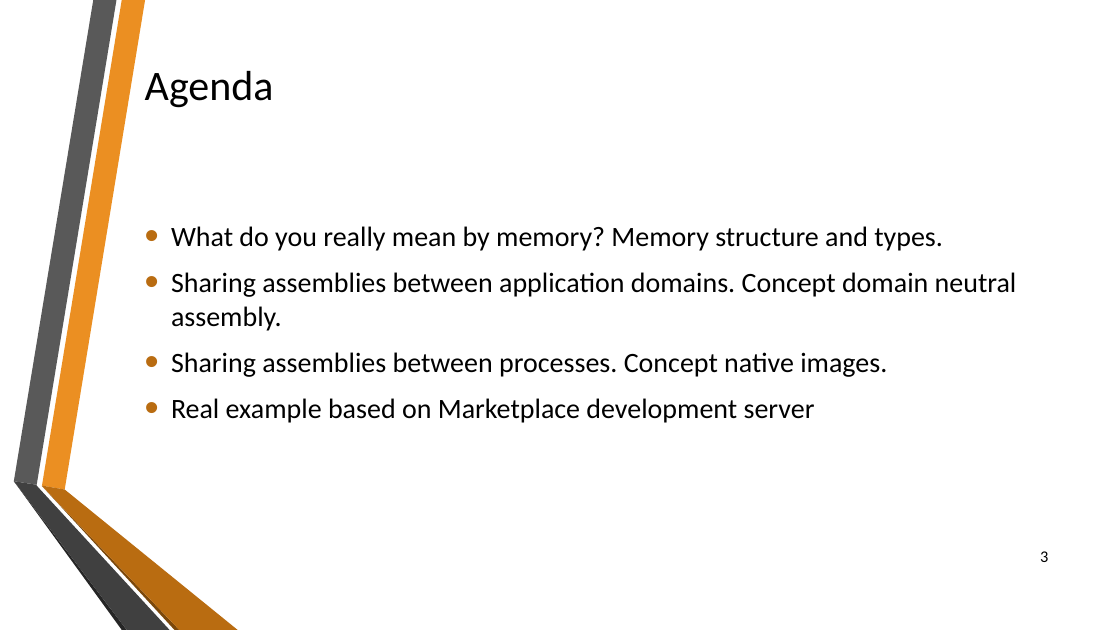
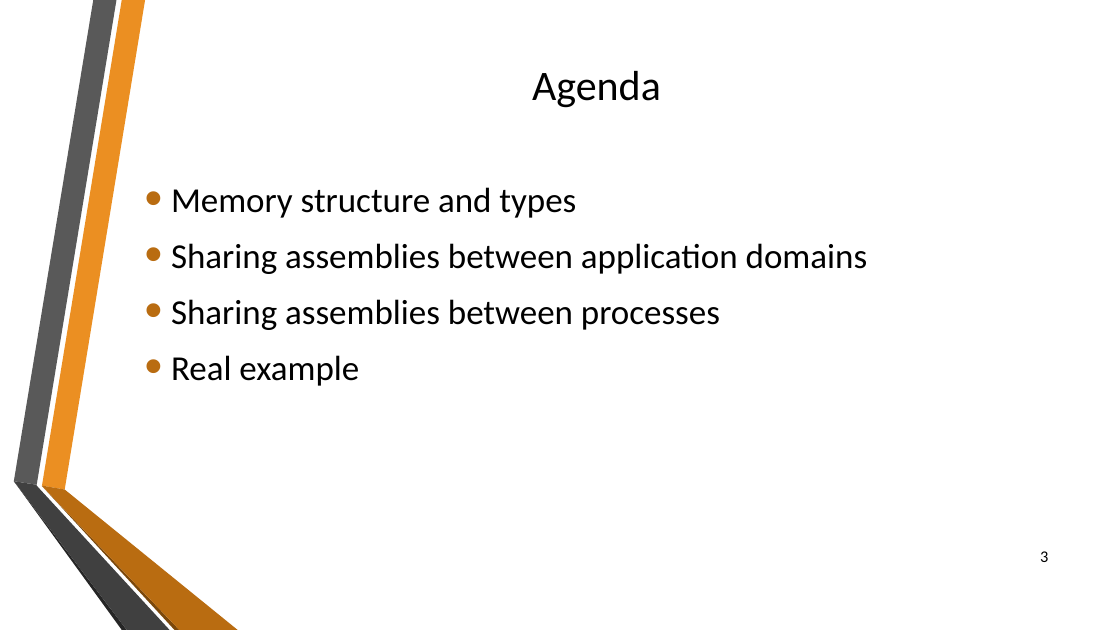
Before and after one commit to sflusov/IISSharingAssemblies, a slide deck: slide 3 of presentation/Sharing common assemblies.pptx. Drawn at 1120x630 pixels with LibreOffice and Linux fonts; fonts in the diff are those of the drawing; background and template pictures are left out. Boxes give left, top, right and bottom in pixels: in the first picture for what was removed or moved away, otherwise in the second. Text is boxed around its words. In the diff, an @@ line names an element or a change of style, - is before the commit and + after.

```diff
--- a/presentation/Sharing common assemblies.pptx
+++ b/presentation/Sharing common assemblies.pptx
@@ title "Agenda" at [532,71,661,108]: alignment left to centre @@
@@ text at [171,187,868,386]: text changed; size 24 to 30 pt @@
-• What do you really mean by memory? Memory structure and types.
-• Sharing assemblies between application domains. Concept domain neutral assembly.
-• Sharing assemblies between processes. Concept native images.
-• Real example based on Marketplace development server
+• Memory structure and types
+• Sharing assemblies between application domains
+• Sharing assemblies between processes
+• Real example
```
Also in this commit, not shown: 14 other slides changed, 3 slides added, 1 slide removed.
